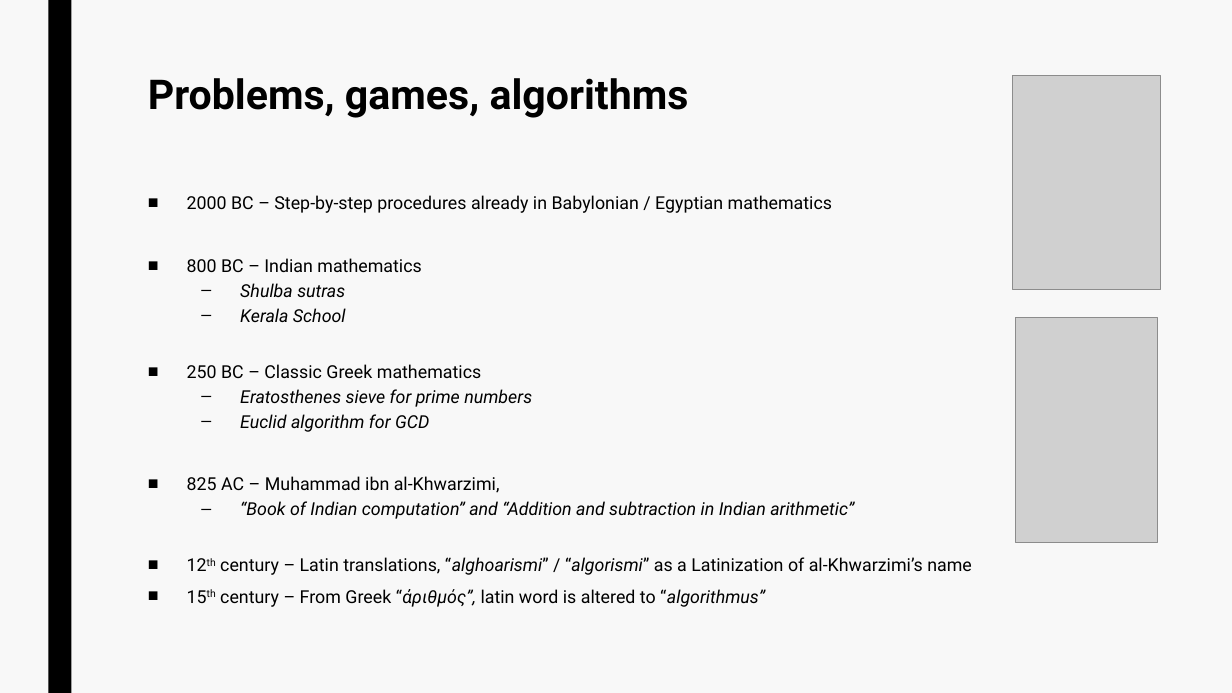
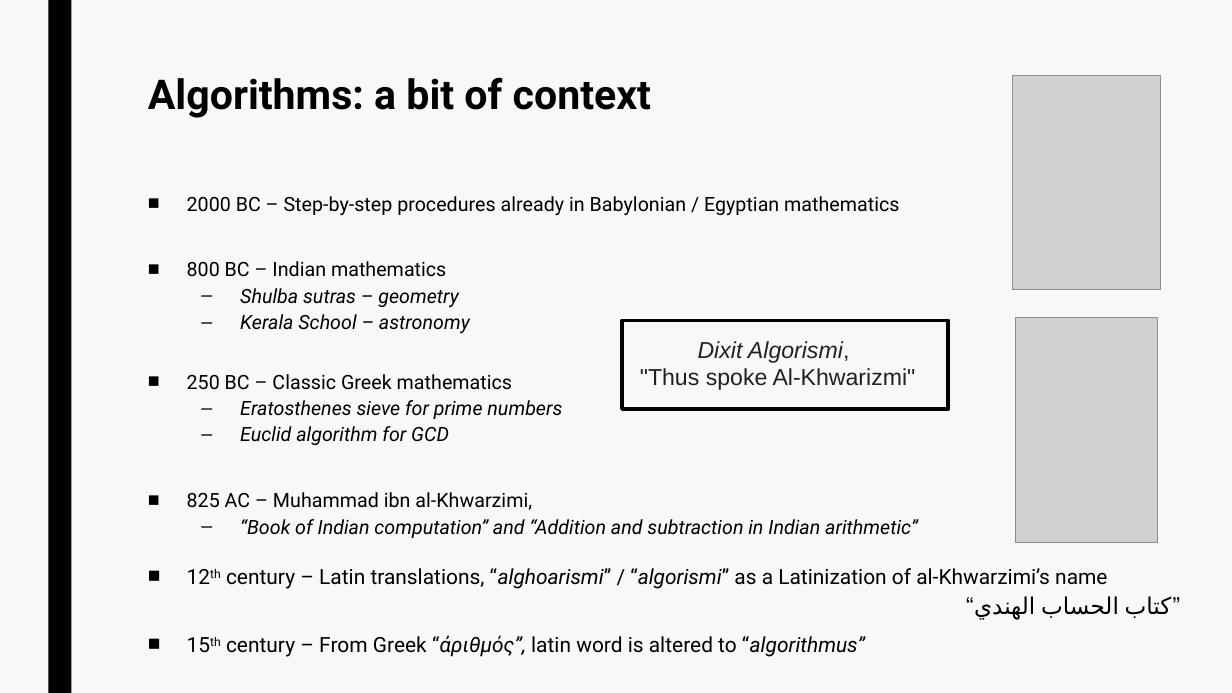
Before and after one commit to jurtasun/presentations, a slide deck: slide 7 of 202306_LMS_Complexity/230619_LMS_Complexity.ppt. Drawn at 1232x693 pixels with LibreOffice and Linux fonts; fonts in the diff are those of the drawing; grey boxes stand for pictures. Boxes give left, top, right and bottom in pixels: in the first picture for what was removed or moved away, otherwise in the second. Text is boxed around its words. In the diff, an @@ line names an element or a change of style, - is before the commit and + after.

```diff
--- a/202306_LMS_Complexity/230619_LMS_Complexity.ppt
+++ b/202306_LMS_Complexity/230619_LMS_Complexity.ppt
@@ title at [148, 77, 651, 118]: text changed @@
-Problems, games, algorithms
+Algorithms: a bit of context
@@ text at [187, 196, 918, 538]: size 13.9 to 15.3 pt in "2000 BC – Step-by-step procedures already in ...", "800 BC – Indian mathematics", "250 BC – Classic Greek mathematics", "Eratosthenes sieve for prime numbers" and 3 more places @@
@@ text at [240, 288, 470, 333]: text changed; size 13.9 to 15.3 pt @@
-  – Shulba sutras
-  – Kerala School
+  – Shulba sutras – geometry
+  – Kerala School – astronomy
@@ rectangle added at [622, 321, 948, 409], outline #000000 3 pt @@
@@ text added at [640, 341, 916, 390], 18 pt, text #202122 @@
+Dixit Algorismi,
+"Thus spoke Al-Khwarizmi"
@@ text at [220, 557, 972, 607]: paragraphs removed @@
-■ 12th century – Latin translations, “alghoarismi” / “algorismi” as a Latinization of al-Khwarzimi’s name
-■ 15th century – From Greek “ἀριθμός”, latin word is altered to “algorithmus”
@@ text added at [226, 568, 1107, 657], 16.3 pt, text #000000 @@
+■ 12th century – Latin translations, “alghoarismi” / “algorismi” as a Latinization of al-Khwarzimi’s name
+■ 15th century – From Greek “ἀριθμός”, latin word is altered to “algorithmus”
@@ text added at [1125, 596, 1181, 618], 18 pt, text #000000 @@
+“كتاب الحساب الهندي”
```
Also in this commit, not shown: 3 other slides changed.
